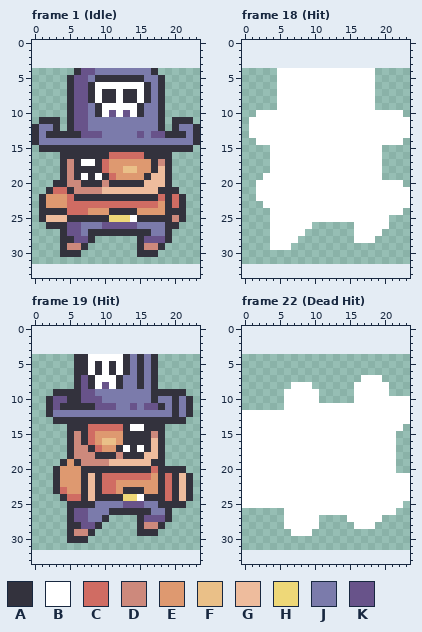
Pixel-art file, stored at assets/Captain Clown Nose/Aseprite/Captain Clown Nose.aseprite. The first picture shows the starting point.
24x28 pixels, 84 frames. Shown: frame 1 (Idle), frame 18 (Hit), frame 19 (Hit), frame 22 (Dead Hit). The old version is drawn lined up with the new one, on the new canvas. The commit also changed other frames, which this record leaves out.
Visible layers, top first: "Effect", "Captain".
Palette (. is transparent): A #33323d  B #ffffff  C #d06c63  D #cd897c  E #de9970  F #eac088  G #eebc9d  H #eed878  J #7b7bab  K #68538a
Pixels before, frame 1 (Idle), first column x 0:
 4 ......AKKJJJJJJJJA......
 5 .....AKKJAAAAAAAJJA.....
 6 .....AKKABBBBBBBAJA.....
 7 .....AKKABAABAABAJA.....
 8 .....AKKABAABAABAJA.....
 9 .....AKKJABBBBBAJJA.....
10 .....AKKJABKBKBAJJA.....
11 .AAA.AKKJJJJJJJJJJA.AAA.
12 AJJA.AKKJJJJJJJJJJA.AJJA
13 AJAAAAAKKKJJJJJKJKKAAAJA
14 AJJJJJJJJJJJJJJJJJJJJJJA
15 .AAAAAAAAAAAAAAAAAAAAAA.
16 ....AAAAAAACCCCCAAAA....
17 ....ADABBACEEEEEEADA....
18 ....ADAAAACEEFFEEAGA....
19 ....ADABABACEEEEAGGA....
20 ...AADDAAADAAAAAGGGA....
21 ..ACCADDDDGGGGGGGGAAA...
22 .AEEECAAAAAAAAAAAACACA..
23 .AEEECCCCCCCCCCCCCEACA..
24 .AAAACCCEEEAAAAEEEEAAA..
25 .AGGGAAAAAAHHHBAAAAADA..
26 ..AAAKKJJJKKKKKJJJJAA...
27 ....AKKJAAAAAAAAAJJA....
28 ....AAKKA......AKKKA....
29 ....ADDA.......ADDA.....
30 ....AAA........AAA......
Pixels before, frame 18 (Hit), first column x 1:
 4 ....BBBBBBBBBBBBBB.....
 5 ....BBBBBBBBBBBBBB.....
 6 ....BBBBBBBBBBBBBB.....
 7 ....BBBBBBBBBBBBBB.....
 8 ....BBBBBBBBBBBBBB.....
 9 ....BBBBBBBBBBBBBB.....
10 .BBBBBBBBBBBBBBBBBBBBB.
11 BBBBBBBBBBBBBBBBBBBBBBB
12 BBBBBBBBBBBBBBBBBBBBBBB
13 BBBBBBBBBBBBBBBBBBBBBBB
14 .BBBBBBBBBBBBBBBBBBBBB.
15 ...BBBBBBBBBBBBBBBB....
16 ...BBBBBBBBBBBBBBBB....
17 ...BBBBBBBBBBBBBBBB....
18 ...BBBBBBBBBBBBBBBB....
19 ..BBBBBBBBBBBBBBBBB....
20 .BBBBBBBBBBBBBBBBBBBBB.
21 .BBBBBBBBBBBBBBBBBBBBBB
22 .BBBBBBBBBBBBBBBBBBBBBB
23 ..BBBBBBBBBBBBBBBBBBBBB
24 ...BBBBBBBBBBBBBBBBBBB.
25 ...BBBBBBBBBBBBBBBBB...
26 ...BBBBBB......BBBBB...
27 ...BBBBB.......BBBB....
28 ...BBBB........BBB.....
29 ...BBB.................
Pixels before, frame 19 (Hit), first column x 2:
 4 ....AABBBBBAJAJA.....
 5 ....AABABABAJAJA.....
 6 ....AABABABAJAJA.....
 7 ....AKABBBAJJAJA.....
 8 ....AKABKBAJJAJA.....
 9 .AAAAKKJJJJJJJJAAAAA.
10 AKKAAKKKJJJJJJJAJJAJA
11 AKAAAAAKKKJJKJKKAJAJA
12 AJJJJJJJJJJJJJJJJJAJA
13 .AAAAAAAAAAAAAAAAAAA.
14 ...AAACCCCCABBAAA....
15 ...ADACEEEEAAAADA....
16 ...ADACEFFEAAAAGA....
17 ...ADDACEEABABAGA....
18 ...ADDDAAADAAAGGA....
19 ..AEADDDDGGGGGGAA....
20 .AEEEAAAAAAAAAACAAAA.
21 .AEEEAGACCCCCCCEACAGA
22 .AEEEAGACCEEEEEEACAGA
23 .ACEEAGACCEAAAEEACAGA
24 ..ACCAGAAAAHHBAAACAGA
25 ...AAAAJJJJKKKJJAAAA.
26 ...AKKJJJAAAAAAJJA...
27 ...AKKJJA....AKKKA...
28 ...AAKKA.....ADDA....
29 ...ADDA......AAA.....
30 ...AAA...............
Pixels before, frame 22 (Dead Hit), first column x 0:
 7 .................BBB....
 8 .......BBB......BBBBB...
 9 ......BBBBB.....BBBBB...
10 ......BBBBB.....BBBBBBBB
11 ......BBBBBBBBBBBBBBBBBB
12 BBBBBBBBBBBBBBBBBBBBBBBB
13 BBBBBBBBBBBBBBBBBBBBBBBB
14 BBBBBBBBBBBBBBBBBBBBBBB.
15 BBBBBBBBBBBBBBBBBBBBBB..
16 BBBBBBBBBBBBBBBBBBBBBB..
17 BBBBBBBBBBBBBBBBBBBBBB..
18 BBBBBBBBBBBBBBBBBBBBBB..
19 BBBBBBBBBBBBBBBBBBBBBB..
20 BBBBBBBBBBBBBBBBBBBBBB..
21 BBBBBBBBBBBBBBBBBBBBBBBB
22 BBBBBBBBBBBBBBBBBBBBBBBB
23 BBBBBBBBBBBBBBBBBBBBBBBB
24 BBBBBBBBBBBBBBBBBBBBBBBB
25 BBBBBBBBBBBBBBBBBBBBBBB.
26 ......BBBBBBBBBBBBBBBB..
27 ......BBBBB....BBBBB....
28 ......BBBBB.....BBB.....
29 .......BBB..............
New version:
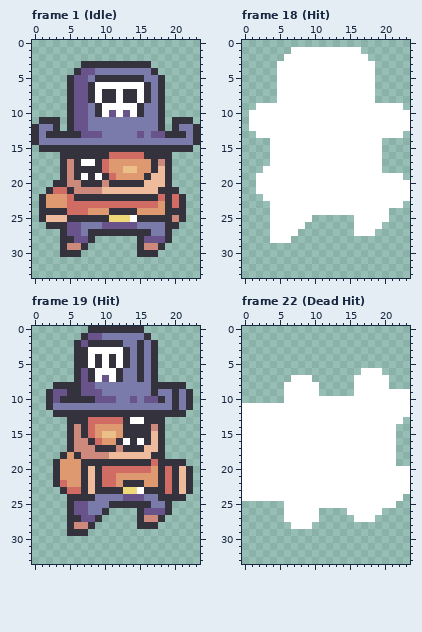
Change:
canvas 24x28 -> 24x34, the old top-left corner now at 0,4
Frame 1 (Idle):
y 3: x 7..16 .......... -> AAAAAAAAAA
Frame 18 (Hit):
y 1: x 7..16 .......... -> BBBBBBBBBB
y 2: x 6..17 ............ -> BBBBBBBBBBBB
y 3: x 5..18 .............. -> BBBBBBBBBBBBBB
y 9: x 2..4 ... -> BBB; x 19..22 .... -> BBBB
y 10: x 1 . -> B; x 23 . -> B
y 13: x 1 B -> .; x 23 B -> .
y 14: x 2..3 BB -> ..; x 20..22 BBB -> ...
y 18: x 3 . -> B
y 19: x 2 . -> B; x 20..22 ... -> BBB
y 20: x 23 . -> B
y 22: x 2 B -> .
y 23: x 3 B -> .; x 23 B -> .
y 24: x 21..22 BB -> ..
y 25: x 10..15 BBBBBB -> ......
y 26: x 9 B -> .; x 20 B -> .
y 27: x 8 B -> .; x 19 B -> .
y 28: x 7 B -> .; x 16..18 BBB -> ...
y 29: x 4..6 BBB -> ...
Frame 19 (Hit):
y 0: x 8..15 ........ -> AAAAAAAA
y 1: x 7..16 .......... -> AKKJJJJJJA
y 2: x 6..17 ............ -> AKAAAAAJJAJA
y 3: x 6..17 ............ -> AABBBBBAJAJA
y 4: x 9 B -> A; x 11 B -> A
y 6: x 7..9 ABA -> KAB; x 11..13 ABA -> BAJ
y 7: x 10 B -> K
y 8: x 3..5 ... -> AAA; x 8..12 ABKBA -> KJJJJ; x 15 A -> J; x 18..21 .... -> AAAA
y 9: x 2..4 .AA -> AKK; x 9 J -> K; x 18..19 AA -> JJ; x 21..22 A. -> JA
y 10: x 4 K -> A; x 7..8 KK -> AA; x 10..11 JJ -> KK; x 14 J -> K; x 16..18 JAJ -> KKA
y 11: x 3..11 KAAAAAKKK -> JJJJJJJJJ; x 14 K -> J; x 16..18 KKA -> JJJ
y 12: x 2..19 AJJJJJJJJJJJJJJJJJ -> .AAAAAAAAAAAAAAAAA; x 21..22 JA -> A.
y 13: x 3..4 AA -> ..; x 8..12 AAAAA -> CCCCC; x 14..15 AA -> BB; x 19..21 AAA -> ...
y 14: x 6 A -> D; x 9..12 CCCC -> EEEE; x 14..15 BB -> AA; x 17 A -> D
y 15: x 10..11 EE -> FF; x 17 D -> G
y 16: x 7..13 ACEFFEA -> DACEEAB; x 15 A -> B
y 17: x 8..13 ACEEAB -> DAAADA; x 15..16 BA -> AG
y 18: x 4..6 .AD -> AEA; x 9..15 AAADAAA -> DDGGGGG; x 17 G -> A
y 19: x 3..4 .A -> AE; x 6..17 ADDDDGGGGGGA -> EAAAAAAAAAAC; x 19..21 ... -> AAA
y 20: x 8 A -> G; x 10..17 AAAAAAAC -> CCCCCCCE; x 19 A -> C; x 21..22 A. -> GA
y 21: x 12..16 CCCCC -> EEEEE
y 22: x 4 E -> C; x 13..15 EEE -> AAA
y 23: x 3..6 ACEE -> .ACC; x 10..17 CCEAAAEE -> AAAHHBAA
y 24: x 4..6 ACC -> .AA; x 8..17 GAAAAHHBAA -> AJJJJKKKJJ; x 19 C -> A; x 21..22 GA -> A.
y 25: x 6..8 AAA -> KKJ; x 11..16 JJKKKJ -> AAAAAA; x 18 A -> J; x 20..21 AA -> ..
y 26: x 10..14 JAAAA -> A....; x 16..18 AJJ -> KKK
y 27: x 6 K -> A; x 8..10 JJA -> KA.; x 16..19 KKKA -> DDA.
y 28: x 6..9 AKKA -> DDA.; x 16..18 DDA -> AA.
y 29: x 6..8 DDA -> AA.; x 15..17 AAA -> ...
y 30: x 5..7 AAA -> ...
Frame 22 (Dead Hit):
y 6: x 17..19 ... -> BBB
y 7: x 7..9 ... -> BBB; x 16 . -> B; x 20 . -> B
y 8: x 6 . -> B; x 10 . -> B
y 9: x 21..23 ... -> BBB
y 10: x 11..15 ..... -> BBBBB
y 11: x 0..5 ...... -> BBBBBB
y 13: x 23 B -> .
y 14: x 22 B -> .
y 20: x 22..23 .. -> BB
y 24: x 23 B -> .
y 25: x 0..5 BBBBBB -> ......; x 22 B -> .
y 26: x 11..14 BBBB -> ....; x 20..21 BB -> ..
y 27: x 15 B -> .; x 19 B -> .
y 28: x 6 B -> .; x 10 B -> .; x 16..18 BBB -> ...
y 29: x 7..9 BBB -> ...
